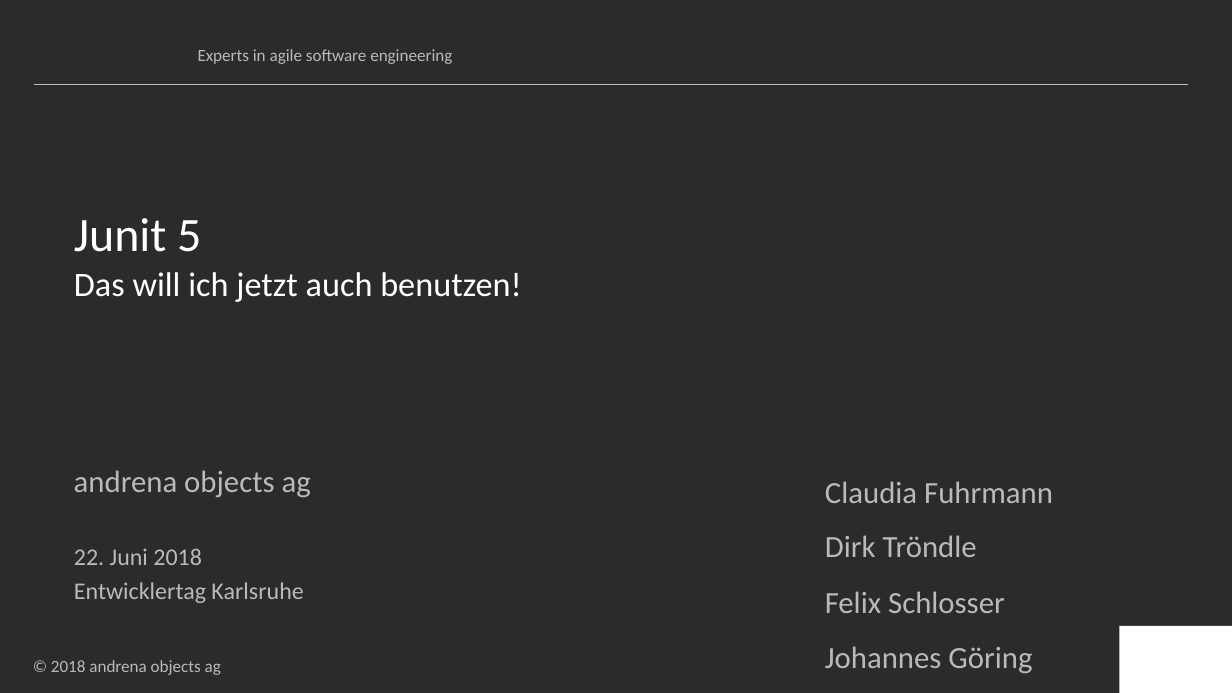
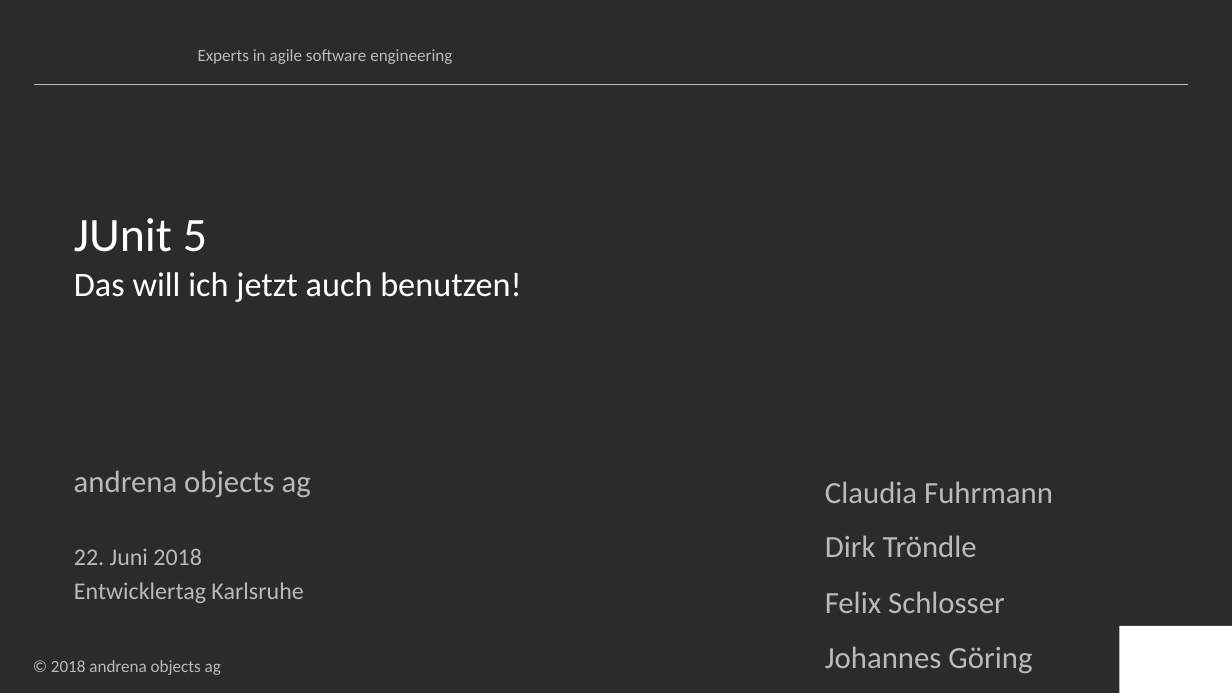
Before and after one commit to andrena/junit5-workshop-et-ka-2018, a slide deck: slide 1 of files/Folien.pptx. Drawn at 1232x693 pixels with LibreOffice and Linux fonts; fonts in the diff are those of the drawing; background and template pictures are left out; a plain dark background stands for a picture behind light text. Boxes give left, top, right and bottom in pixels: in the first picture for what was removed or moved away, otherwise in the second. Text is boxed around its words. In the diff, an @@ line names an element or a change of style, - is before the commit and + after.

Commit message:
Korrektur: Rechtschreibung von JUnit

```diff
--- a/files/Folien.pptx
+++ b/files/Folien.pptx
@@ title at (74,218,207,252): text changed @@
-Junit 5
+JUnit 5
```
Also in this commit, not shown: 1 other slide changed.
